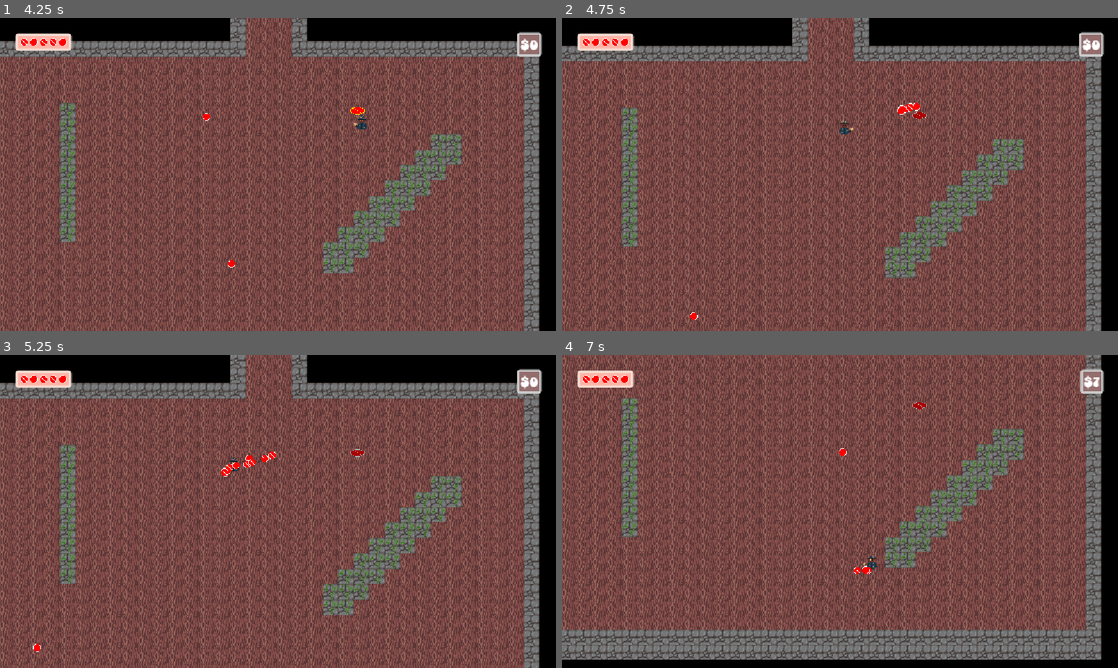
Above: before the commit, frames 1-4 (two rows, left to right).
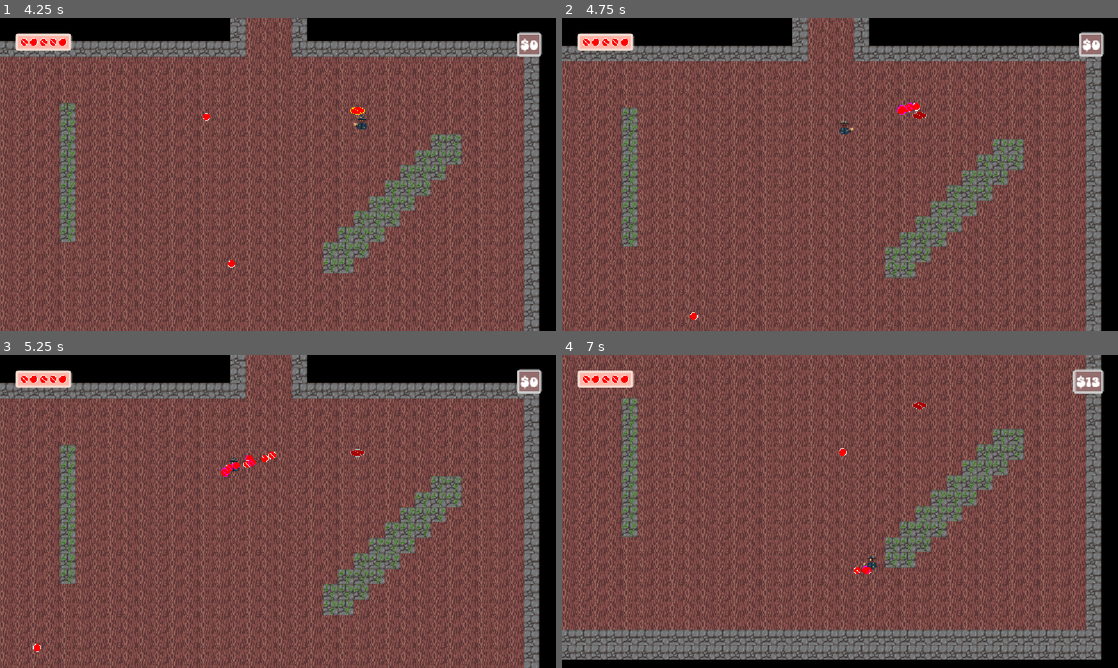
Above: after the commit, the same moments.

Repository: teganmy/wizard-cat-cat-wizard
Game: Godot game, scene res://main.tscn
Two runs of this game, one before a commit and one after it. Both use one fixed random seed, a clock stepped at 60 frames per second and the inputs below.
Inputs (mouse positions are in pixels of both pictures, inside the frame that each line leads up to):
- Up to frame 1 (4.25 s): click "New Game" at 0.5 s; tap Enter (interact) at 1.25, 2.1 s; move the mouse to (400, 158) at 1.27 s; hold Right (player_right) 1.28-2.03 s; tap Space (fire) at 1.35, 3.6 s; move the mouse to (166, 190) at 2.02 s; hold Down (player_down) 2.03-2.78 s; move the mouse to (333, 105) at 2.77 s; hold Right (player_right) 2.78-3.53 s; tap Shift (player_dodge) at 2.85 s; move the mouse to (250, 237) at 3.52 s; hold W (player_up) from 3.53 s (still down)
- Up to frame 2 (4.75 s): move the mouse to (1006, 221) at 4.27 s; release W (player_up) at 4.28 s; hold Left (player_left) from 4.28 s (still down); tap Enter (interact) at 4.35 s
- Up to frame 3 (5.25 s): keep holding Left (player_left); move the mouse to (111, 464) at 5.02 s; tap Shift (player_dodge) at 5.1 s
- Up to frame 4 (7 s): move the mouse to (867, 511) at 5.77 s; release Left (player_left) at 5.78 s; hold Down (player_down) 5.78-6.53 s; tap Space (fire) at 5.85 s; move the mouse to (756, 433) at 6.52 s; hold Right (player_right) from 6.53 s (still down); tap Enter (interact) at 6.6 s

Frame 1 is identical in both runs. In frame 2, less than 0.1% of the frame differs, in the area x 60-64%, y 27-31%; in frame 3, less than 0.1%; in frame 4, 0.2%, in the area x 54-97%, y 4-70%.

Commit message:
Changed loot weight system to work correctly and added 1 additional type of loot

Diff:
--- a/wizard-cat-game/chest.tscn
+++ b/wizard-cat-game/chest.tscn
@@ -6,11 +6,18 @@
 [ext_resource type="Script" uid="uid://drq0y0x2llhhg" path="res://loot/weighted_loot.gd" id="4_x7mpe"]
 [ext_resource type="Resource" uid="uid://bysyxfwpc5ro3" path="res://loot/loot_types/reg_coin.tres" id="5_bv3sb"]
 [ext_resource type="Script" uid="uid://dxddfl5g0sgtd" path="res://components/interaction_area.gd" id="6_bv3sb"]
+[ext_resource type="Resource" uid="uid://ld6uwxcbxknh" path="res://loot/loot_types/rare_coin.tres" id="6_day8l"]
 
 [sub_resource type="Resource" id="Resource_bp1or"]
 script = ExtResource("4_x7mpe")
 type = ExtResource("5_bv3sb")
-weight = 1.0
+weight = 0.5
+metadata/_custom_type_script = "uid://drq0y0x2llhhg"
+
+[sub_resource type="Resource" id="Resource_b26j0"]
+script = ExtResource("4_x7mpe")
+type = ExtResource("6_day8l")
+weight = 0.5
 metadata/_custom_type_script = "uid://drq0y0x2llhhg"
 
 [sub_resource type="RectangleShape2D" id="RectangleShape2D_gpvk7"]
@@ -29,7 +36,7 @@
 
 [node name="Lootable" type="Node2D" parent="." unique_id=1438251120]
 script = ExtResource("2_8uwsg")
-loot_table = Array[ExtResource("4_x7mpe")]([SubResource("Resource_bp1or")])
+loot_table = Array[ExtResource("4_x7mpe")]([SubResource("Resource_bp1or"), SubResource("Resource_b26j0")])
 amount = 10
 metadata/_custom_type_script = "uid://c4u3dpkcjwe7p"
 
--- a/wizard-cat-game/loot/loot.gd
+++ b/wizard-cat-game/loot/loot.gd
@@ -20,6 +20,7 @@
 func _ready() -> void:
 	value = type.value
 	sprite.texture = type.sprite
+	sprite.modulate = type.tint
 
 func _physics_process(_delta: float) -> void:
 	match state:
--- a/wizard-cat-game/loot/loot_type.gd
+++ b/wizard-cat-game/loot/loot_type.gd
@@ -4,3 +4,4 @@
 @export var name: String
 @export var sprite: Texture2D
 @export var value: int = 1
+@export var tint: Color = Color.WHITE
--- /dev/null
+++ b/wizard-cat-game/loot/loot_types/rare_coin.tres
@@ -0,0 +1,12 @@
+[gd_resource type="Resource" script_class="LootType" format=3 uid="uid://ld6uwxcbxknh"]
+
+[ext_resource type="Script" uid="uid://qiyo0f705gt" path="res://loot/loot_type.gd" id="1_t7jif"]
+[ext_resource type="Texture2D" uid="uid://1x47pqeyrbca" path="res://assets/bullet_default.png" id="2_7nkfd"]
+
+[resource]
+script = ExtResource("1_t7jif")
+name = "Rare Coin"
+sprite = ExtResource("2_7nkfd")
+value = 2
+tint = Color(1, 0, 1, 1)
+metadata/_custom_type_script = "uid://qiyo0f705gt"
--- a/wizard-cat-game/loot/lootable.gd
+++ b/wizard-cat-game/loot/lootable.gd
@@ -2,8 +2,13 @@
 extends Node2D
 
 @export var loot_table: Array[WeightedLoot]
+var max_weight: float = 0
 var loot_scene: PackedScene = preload("res://loot.tscn")
 @export var amount: int = 1
+
+func _ready() -> void:
+	for i in loot_table:
+		max_weight += i.weight
 
 func generate_loot(location: Vector2 = Vector2.ZERO) -> void:
 	for _i in range(amount):
@@ -15,8 +20,10 @@
 
 func roll_loot() -> Loot:
 	var rand = randf()
+	var weight = 0
 	for loot in loot_table:
-		if rand <= loot.weight:
+		weight += loot.weight / max_weight
+		if rand <= weight:
 			var new_loot = loot_scene.instantiate()
 			new_loot.type = loot.type
 			return new_loot
--- a/wizard-cat-game/loot/weighted_loot.gd
+++ b/wizard-cat-game/loot/weighted_loot.gd
@@ -2,4 +2,4 @@
 extends Resource
 
 @export var type: LootType
-@export_range(0.0, 1.0, 0.01) var weight: float
+@export_range(0.0, 1.0, 0.01, "or_greater") var weight: float
